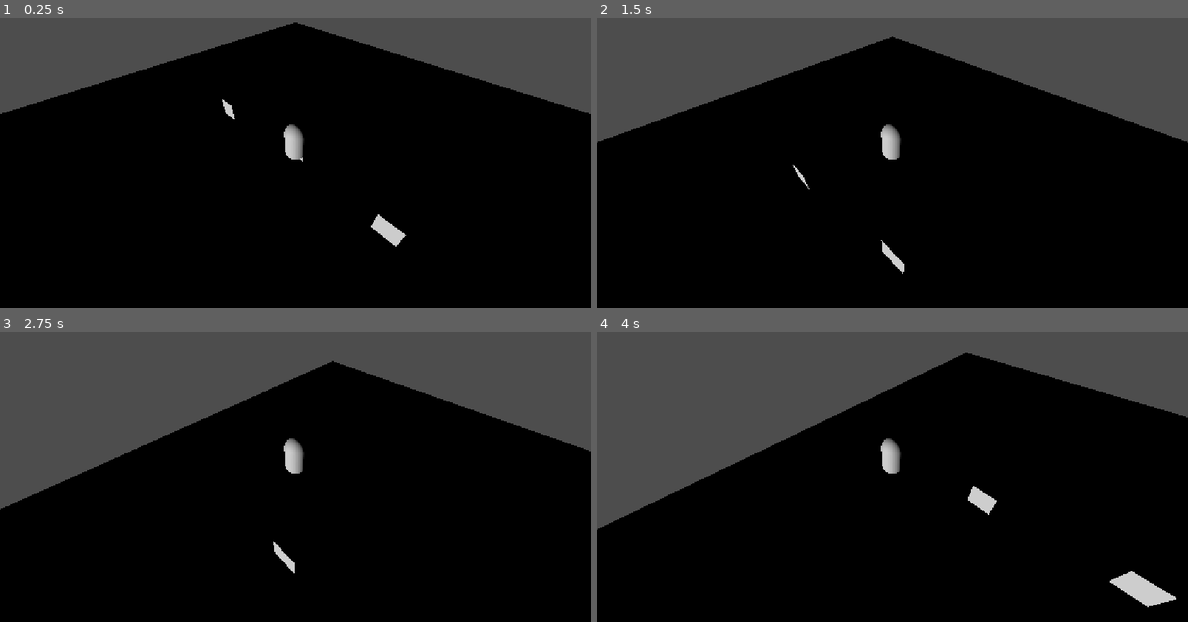
Above: before the commit, frames 1-4 (two rows, left to right).
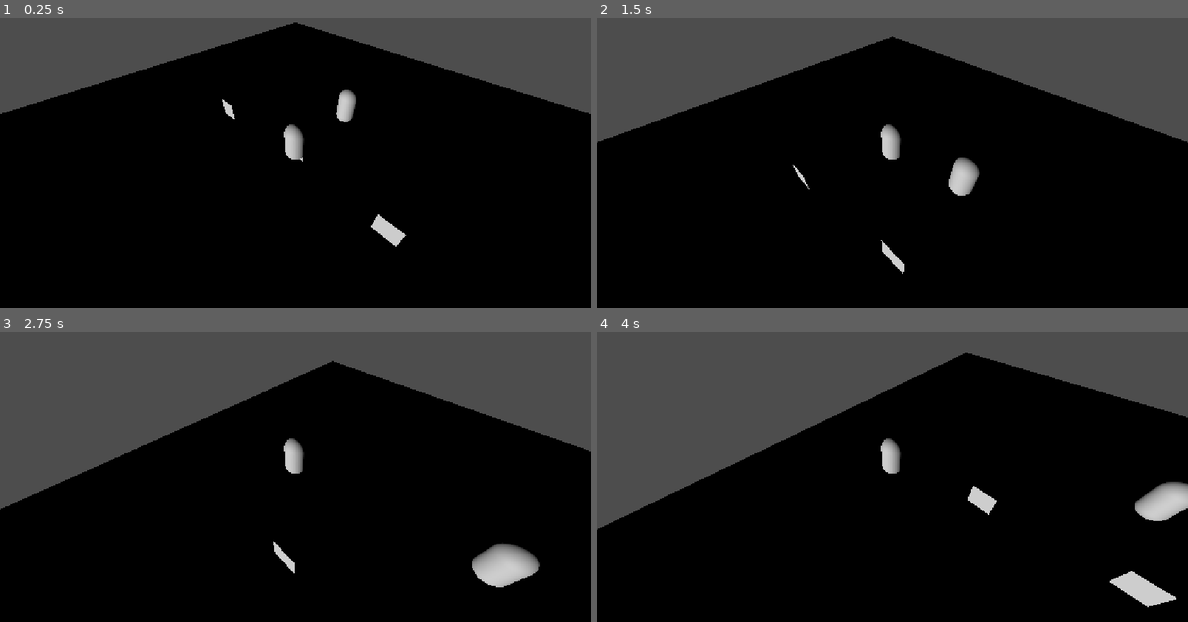
Above: after the commit, the same moments.

Repository: AdolfoBarca/MUNDO_LEYENDAS
Game: Godot game, scene res://Main.tscn
Same seed, same stepped clock (60 frames per second), same inputs: the game is played once before the commit and once after it.
Inputs (mouse positions are in pixels of both pictures, inside the frame that each line leads up to):
- Up to frame 1 (0.25 s): no input
- Up to frame 2 (1.5 s): tap Enter at 0.5 s; move the mouse to (862, 209) at 0.52 s; hold W from 0.53 s (still down); click (862, 209) at 0.67 s; move the mouse to (1069, 192) at 1.27 s; click (1069, 192) at 1.42 s
- Up to frame 3 (2.75 s): move the mouse to (118, 407) at 2.02 s; release W at 2.03 s; hold A from 2.03 s (still down); click (118, 407) at 2.17 s
- Up to frame 4 (4 s): move the mouse to (922, 456) at 2.77 s; click (922, 456) at 2.92 s; move the mouse to (803, 372) at 3.52 s; release A at 3.53 s; hold S from 3.53 s (still down); click (803, 372) at 3.67 s

The runs differ from the first frame. In frame 1, 0.3% of the frame differs, in the area x 56-61%, y 24-36%; in frame 2, 0.5%; in frame 3, 1.2%, in the area x 79-92%, y 73-89%; in frame 4, 0.9%.

Commit message:
Combate basico con dano y vida de enemigo

Diff:
--- /dev/null
+++ b/EnemigoPrueba.gd
@@ -0,0 +1,18 @@
+extends CharacterBody3D
+
+@export var vida_maxima: int = 100
+var vida_actual: int = vida_maxima
+
+func recibir_dano(cantidad: int) -> void:
+    vida_actual -= cantidad
+    if vida_actual < 0:
+        vida_actual = 0
+
+    print("ENEMIGO RECIBE %d DE DANO. VIDA: %d" % [cantidad, vida_actual])
+
+    if vida_actual <= 0:
+        morir()
+
+func morir() -> void:
+    print("ENEMIGO DERROTADO")
+    queue_free()
--- a/Heroe.gd
+++ b/Heroe.gd
@@ -1,10 +1,30 @@
 extends CharacterBody3D
 
 @export var move_speed: float = 5.0
+@export var attack_cooldown: float = 0.5
 
 var gravity: float = ProjectSettings.get_setting("physics/3d/default_gravity")
+var attack_timer: float = 0.0
 
 @onready var camera: Camera3D = get_viewport().get_camera_3d()
+
+
+func _input(event: InputEvent) -> void:
+	if event is InputEventMouseButton:
+		if event.button_index == MOUSE_BUTTON_LEFT and event.pressed:
+			if attack_timer <= 0.0:
+				print("ATAQUE")
+				attack_timer = attack_cooldown
+
+				var area_ataque: Area3D = get_node_or_null("AreaAtaque")
+
+				if area_ataque != null:
+					for body in area_ataque.get_overlapping_bodies():
+						if body.name == "EnemigoPrueba":
+							print("GOLPE A ENEMIGO")
+
+							if body.has_method("recibir_dano"):
+								body.recibir_dano(20)
 
 
 func _physics_process(delta: float) -> void:
@@ -14,7 +34,6 @@
 		var cam_forward := -camera.global_basis.z
 		var cam_right := camera.global_basis.x
 
-		# Ignoramos la inclinación vertical de la cámara.
 		cam_forward.y = 0.0
 		cam_right.y = 0.0
 
@@ -34,7 +53,6 @@
 			move_dir += cam_right
 
 	else:
-		# Movimiento básico de respaldo si no se encuentra la cámara.
 		if Input.is_physical_key_pressed(KEY_W):
 			move_dir.z -= 1.0
 
@@ -59,3 +77,6 @@
 		velocity.y = 0.0
 
 	move_and_slide()
+
+	if attack_timer > 0.0:
+		attack_timer -= delta
--- a/Main.tscn
+++ b/Main.tscn
@@ -2,6 +2,7 @@
 
 [ext_resource type="Script" uid="uid://ba1n56m0xsuw4" path="res://Heroe.gd" id="1_glv2v"]
 [ext_resource type="Script" uid="uid://cgi425hsbbcrs" path="res://Camara.gd" id="1_uu6xs"]
+[ext_resource type="Script" uid="uid://cpb05hwbxbm77" path="res://EnemigoPrueba.gd" id="3_r0du0"]
 
 [sub_resource type="PlaneMesh" id="PlaneMesh_j115u"]
 size = Vector2(30, 30)
@@ -13,7 +14,14 @@
 
 [sub_resource type="CapsuleShape3D" id="CapsuleShape3D_hvlbp"]
 
+[sub_resource type="BoxShape3D" id="BoxShape3D_e5ioe"]
+size = Vector3(1.5, 1.5, 2)
+
 [sub_resource type="BoxMesh" id="BoxMesh_j115u"]
+
+[sub_resource type="CapsuleMesh" id="CapsuleMesh_e5ioe"]
+
+[sub_resource type="CapsuleShape3D" id="CapsuleShape3D_whuy3"]
 
 [node name="Main" type="Node3D" unique_id=1207156844]
 
@@ -41,6 +49,12 @@
 [node name="CollisionShape3D" type="CollisionShape3D" parent="Heroe" unique_id=413580324]
 shape = SubResource("CapsuleShape3D_hvlbp")
 
+[node name="AreaAtaque" type="Area3D" parent="Heroe" unique_id=617451785]
+transform = Transform3D(1, 0, 0, 0, 1, 0, 0, 0, 1, 0, 0.75, -1.5)
+
+[node name="CollisionShape3D" type="CollisionShape3D" parent="Heroe/AreaAtaque" unique_id=2117671541]
+shape = SubResource("BoxShape3D_e5ioe")
+
 [node name="LuzSol" type="DirectionalLight3D" parent="." unique_id=549721095]
 
 [node name="DirectionalLight3D" type="DirectionalLight3D" parent="." unique_id=71385152]
@@ -60,3 +74,13 @@
 [node name="Cubo2" type="MeshInstance3D" parent="." unique_id=1896138555]
 transform = Transform3D(1, 0, 0, 0, 1, 0, 0, 0, 1, -5, 0.5, 0)
 mesh = SubResource("BoxMesh_j115u")
+
+[node name="EnemigoPrueba" type="CharacterBody3D" parent="." unique_id=13959930]
+transform = Transform3D(1, 0, 0, 0, 1, 0, 0, 0, 1, 0, 1, -4)
+script = ExtResource("3_r0du0")
+
+[node name="MeshInstance3D" type="MeshInstance3D" parent="EnemigoPrueba" unique_id=401224740]
+mesh = SubResource("CapsuleMesh_e5ioe")
+
+[node name="CollisionShape3D" type="CollisionShape3D" parent="EnemigoPrueba" unique_id=1862080325]
+shape = SubResource("CapsuleShape3D_whuy3")
Not shown, added: EnemigoPrueba.gd.uid
